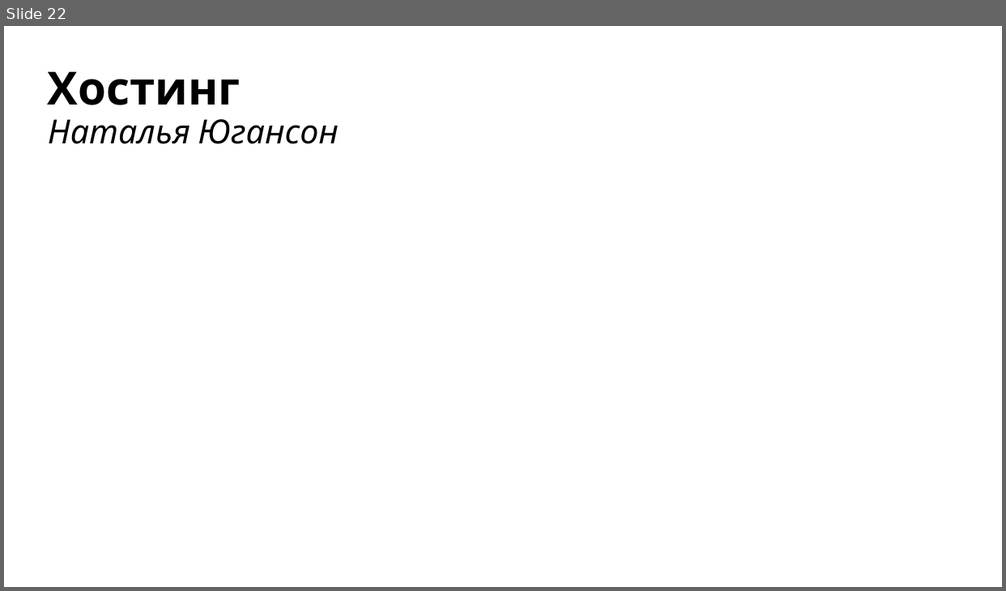
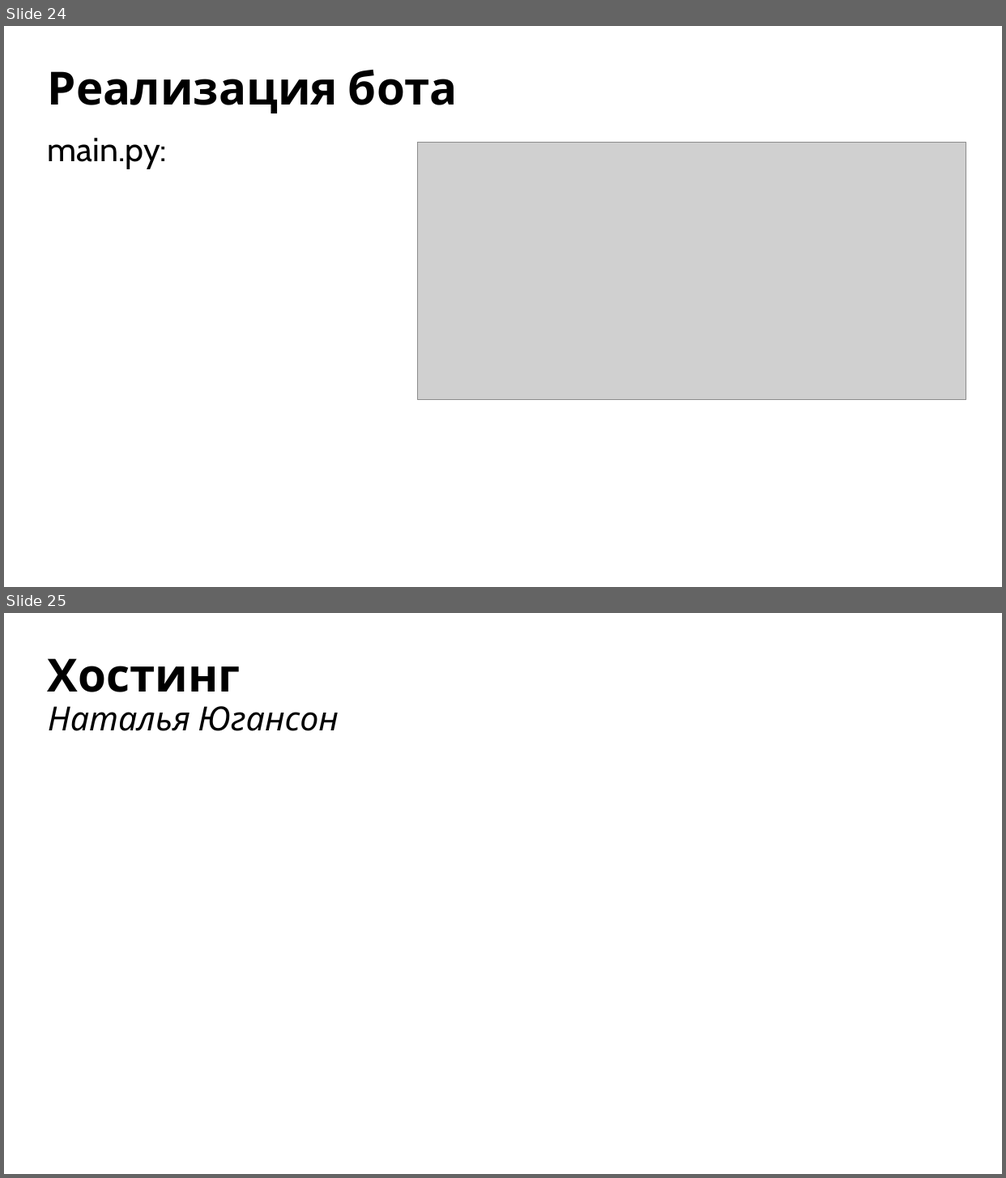
Before and after one commit to yugansonchik/GeoQuest, a slide deck: Презентация GeoQuest.pptx. Shown one above the other, each under a label of ours: slide 22 before the commit, slides 24 and 25 after it. The pictures are 1006x591 and 1006x1178 pixels, drawn with LibreOffice and Linux fonts; fonts in the diff are those of the drawing; grey boxes stand for pictures. Boxes give left, top, right and bottom in pixels: in the first picture for what was removed or moved away, otherwise in the second. Text is boxed around its words. In the diff, an @@ line names an element or a change of style, - is before the commit and + after.

```diff
--- a/Презентация GeoQuest.pptx
+++ b/Презентация GeoQuest.pptx
@@ slide 24 added at [4,26,1002,587], background #FFFFFF @@
@@ title added at [48,70,458,113], 44 pt, text #000000, bold @@
+Реализация бота
@@ text added at [48,138,167,169], 32 pt, text #000000 @@
+main.py:
@@ picture added at [417,143,966,399] @@
@@ what was slide 22 is now slide 25 @@
```
Also in this commit, not shown: 3 slides changed, 3 other slides added, 1 slide removed, 3 other files.
